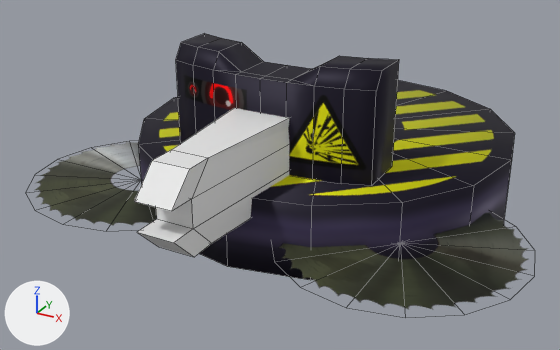
The Blender file Asset-src/roomba-bot/roomba-bot.blend, before and after one commit.
Both versions are drawn from a 50 mm lens placed at (1.69, -3.58, 1.8), pointed at (-0.06, -0.4, 0.21). The lights are fixed; the arrows at lower left show +X, +Y and +Z. Mesh edges are drawn as thin lines.

Objects in the first picture: 'roomba-base', 'roomba-claymore', 'roomba-saws', 'roomba-taser'.
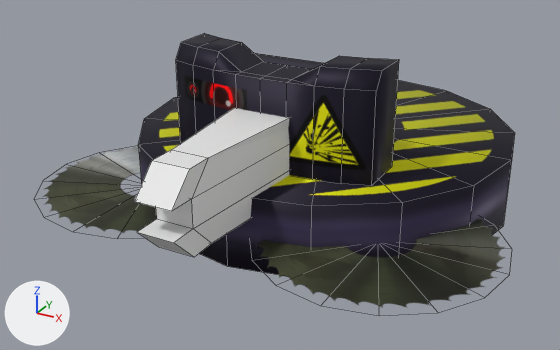
Commit message: adding roomba melee variant

Diff of the bpy script that builds the scene:
```diff
--- a/Asset-src/roomba-bot/roomba-bot.blend.py
+++ b/Asset-src/roomba-bot/roomba-bot.blend.py
@@ me_cylinder_002 @@
 me_cylinder_002.from_pydata(...)  # 34 vertices, 32 faces; spans x -1.28..1.28, y -1.28..-0.13, z 0.16
 # used by ob_roomba_saws; location = (0.0, 0.0, 0.0)
+# me_cylinder_002 part 1: the loose piece of 17 vertices spanning x 0.14..1.28, y -1.28..-0.13, z 0.16 is moved by (-0.09, -0.03, 0.0)
+# me_cylinder_002 part 2: the loose piece of 17 vertices spanning x -1.28..-0.14, y -1.28..-0.13, z 0.16 is moved by (0.09, -0.03, 0.0)
 me_cylinder_002.materials.append(mat_material)
@@ me_cube_001 @@
+me_cube_001.from_pydata(...)  # 8 vertices, 5 faces; spans x -0.358..0.358, y -0.154..0.154, z -0.224..0.224
+me_cube_001.materials.append(mat_material)  # picture img_roomba_bot_tex_psd
@@ ob_roomba_altsens @@
+ob_roomba_altsens = bpy.data.objects.new('roomba-altSens', me_cube_001)
+ob_roomba_altsens.location = (0.0, -0.373, 0.549)
```

What differs and where, as boxes (x1, y1, x2, y2) in the pictures (560 x 350 px; the box of a moved part takes in the faces that stretch with it):
'roomba-saws', reshaped (6% narrower): before (35, 142, 528, 310); after (42, 146, 505, 308)
'roomba-altSens', added (black): after (255, 53, 324, 69)
part 1 of me_cylinder_002, moved or reshaped: before (279, 212, 528, 310); after (257, 219, 505, 308)
part 2 of me_cylinder_002, moved or reshaped: before (35, 142, 157, 225); after (42, 146, 157, 233)
